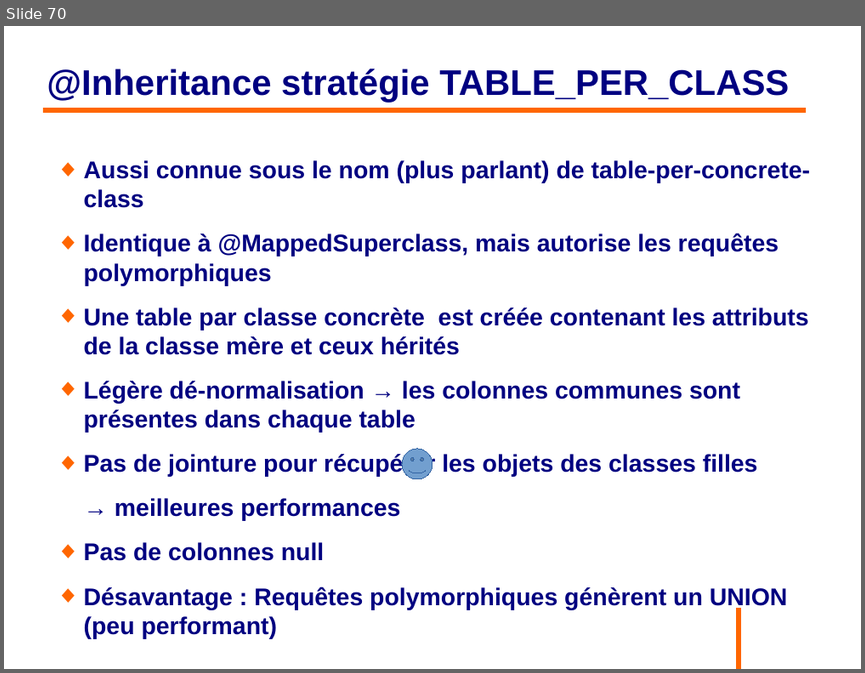
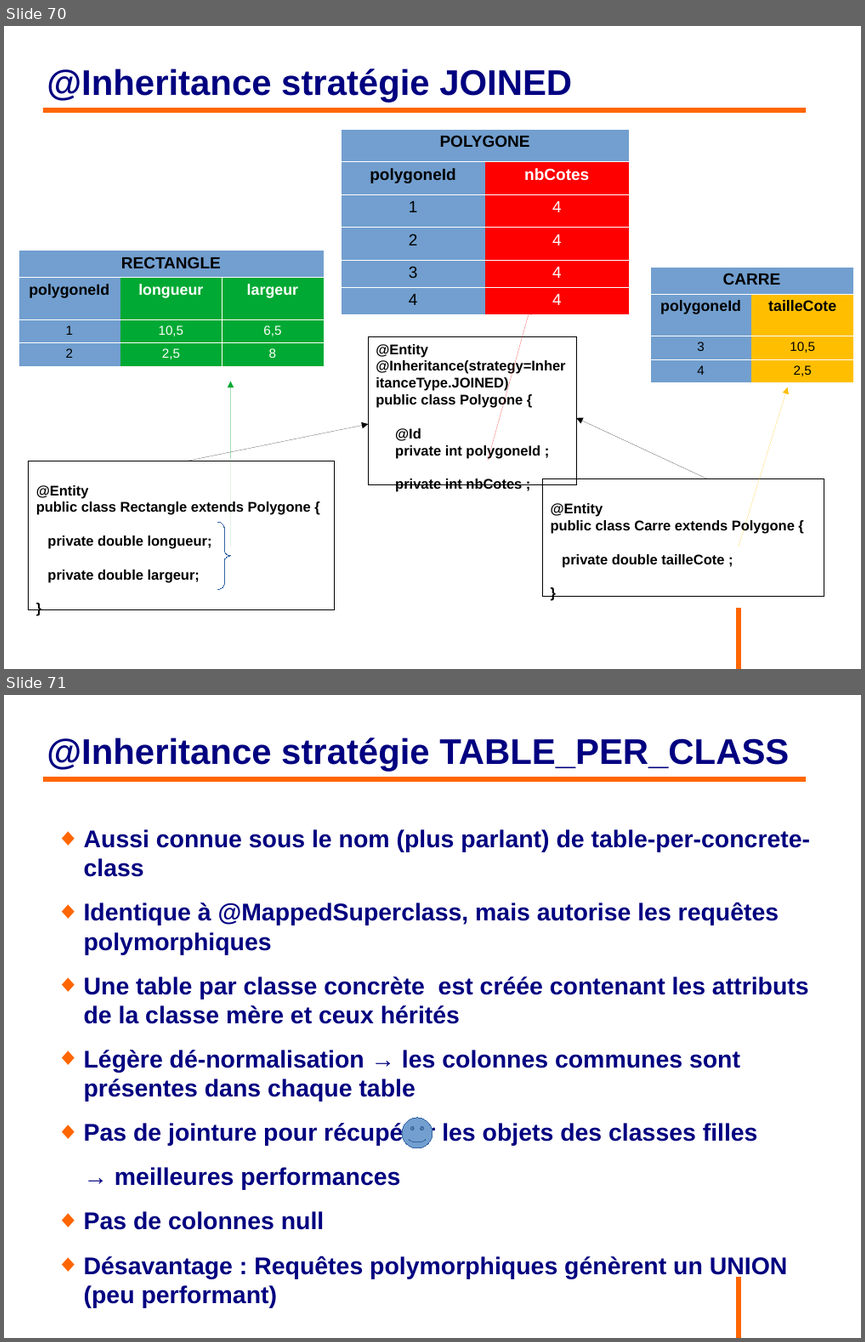
Before and after one commit to philphils/formation-hibernate-basique, a slide deck: Documentation/diapo_formation_hibernate.odp. Shown one above the other, each under a label of ours: slide 70 before the commit, slides 70 and 71 after it. The pictures are 865x673 and 865x1342 pixels, drawn with LibreOffice and Linux fonts; fonts in the diff are those of the drawing; background and template pictures are left out. Boxes give left, top, right and bottom in pixels: in the first picture for what was removed or moved away, otherwise in the second. Text is boxed around its words. In the diff, an @@ line names an element or a change of style, - is before the commit and + after.

Commit message:
MaJ diapo avant formation

```diff
--- a/Documentation/diapo_formation_hibernate.odp
+++ b/Documentation/diapo_formation_hibernate.odp
@@ slide 70 added at bbox=[4, 26, 861, 669], background #FFFFFF; not listed: 1 template element that a slide beside it also shows @@
@@ title added at bbox=[46, 68, 572, 102], 33 pt, text #000080, bold @@
+@Inheritance stratégie JOINED
@@ line added from (43, 110) to (806, 110), #FF6600 4.54 pt @@
@@ table added at bbox=[341, 129, 629, 308], 6 rows, 2 columns @@
+POLYGONE | 
+polygoneId | nbCotes
+1 | 4
+2 | 4
+3 | 4
+4 | 4
@@ table added at bbox=[18, 250, 324, 363], 4 rows, 3 columns @@
+RECTANGLE |  | 
+polygoneId | longueur | largeur
+1 | 10,5 | 6,5
+2 | 2,5 | 8
@@ table added at bbox=[650, 267, 854, 380], 4 rows, 2 columns @@
+CARRE | 
+polygoneId | tailleCote
+3 | 10,5
+4 | 2,5
@@ arrow added from (488, 460) to (530, 307), #FF0000 0 pt @@
@@ rectangle added at bbox=[369, 336, 577, 485], outline #000000 0 pt, 13 pt, text #000000, bold @@
+@Entity
+@Inheritance(strategy=InheritanceType.JOINED)
+public class Polygone {
+@Id
+private int polygoneId ;
+private int nbCotes ;
@@ arrow added from (230, 546) to (230, 381), #00A933 0 pt @@
@@ arrow added from (738, 546) to (788, 387), #FFBF00 0 pt @@
@@ arrow added from (188, 460) to (369, 424), #000000 0 pt @@
@@ arrow added from (709, 479) to (576, 418), #000000 0 pt @@
@@ rectangle added at bbox=[28, 460, 335, 609], outline #000000 0 pt, 13 pt, text #000000, bold @@
+@Entity
+public class Rectangle extends Polygone {
+private double longueur;
+private double largeur;
+}
@@ rectangle added at bbox=[543, 479, 824, 596], outline #000000 0 pt, 13 pt, text #000000, bold @@
+@Entity
+public class Carre extends Polygone {
+private double tailleCote ;
+}
@@ freeform shape added at bbox=[218, 522, 231, 590], outline #3465A4 0 pt @@
@@ what was slide 70 is now slide 71 @@
```
